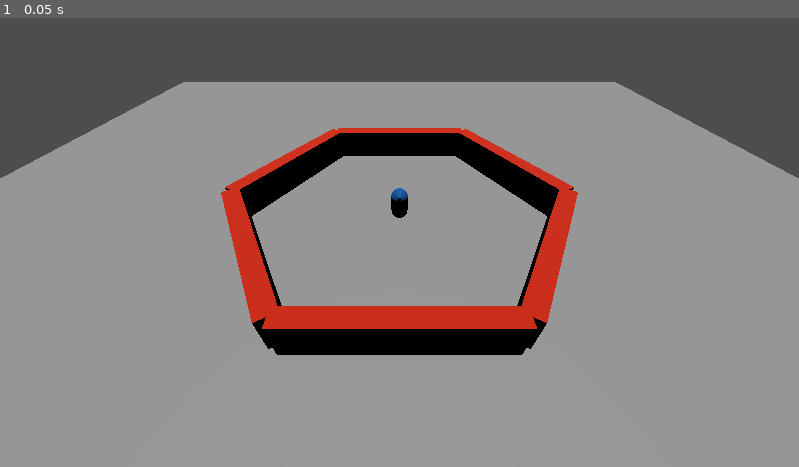
Above: before the commit, frame 1.
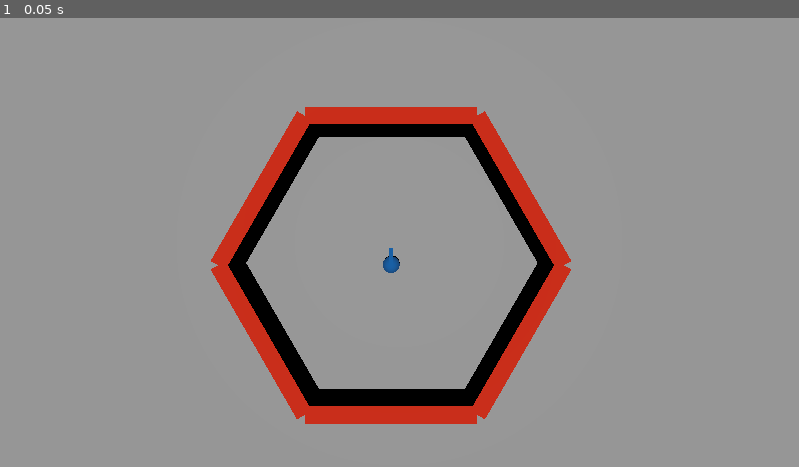
Above: after the commit, the same moment.

Repository: lemmerone/godot-matador
Game: Godot game, scene res://main.tscn
Two runs of this game, one before a commit and one after it. Both use one fixed random seed, a clock stepped at 60 frames per second and the inputs below.
Inputs:
- Up to frame 1 (0.05 s): no input

The runs differ from the first frame. In frame 1, 32% of the frame differs, in the area x 0-100%, y 0-91%.

Commit message:
feat: smooth player rotation

Diff:
--- a/Player/player.gd
+++ b/Player/player.gd
@@ -1,14 +1,16 @@
 extends CharacterBody3D
 
-var speed = 10
-var acceleration = 5
-var direction = Vector3()
-var velo = Vector3()
+var wall = 6
+var direction = 0.0
+const SMOOTH_SPEED = 5.0
 
-var radius = 2 * PI / 6
+func _get_spacing(wall):
+	return 2 * PI / wall
 
 func _process(delta):
-	if Input.is_action_just_pressed("rotation_left"):
-		rotate_y(radius)
-	if Input.is_action_just_pressed("rotation_right"):
-		rotate_y(-radius)
+	if (Input.is_action_just_pressed("rotation_right")):
+		direction -= _get_spacing(wall)
+	if (Input.is_action_just_pressed("rotation_left")):
+		direction += _get_spacing(wall)
+
+	rotation.y = lerp_angle(rotation.y, direction, delta * SMOOTH_SPEED)
--- a/main.tscn
+++ b/main.tscn
@@ -15,5 +15,5 @@
 transform = Transform3D(1, 0, 0, 0, -4.37114e-08, 1, 0, -1, -4.37114e-08, 0, 1, 0)
 
 [node name="Camera3D" type="Camera3D" parent="."]
-transform = Transform3D(1, 0, 0, 0, 0.729494, 0.683987, 0, -0.683987, 0.729494, 0, 11.5304, 14.7309)
+transform = Transform3D(-1, -8.74228e-08, -3.82137e-15, 0, -4.37114e-08, 1, -8.74228e-08, 1, 4.37114e-08, -0.491784, 18.9153, 1.31822)
 current = true
